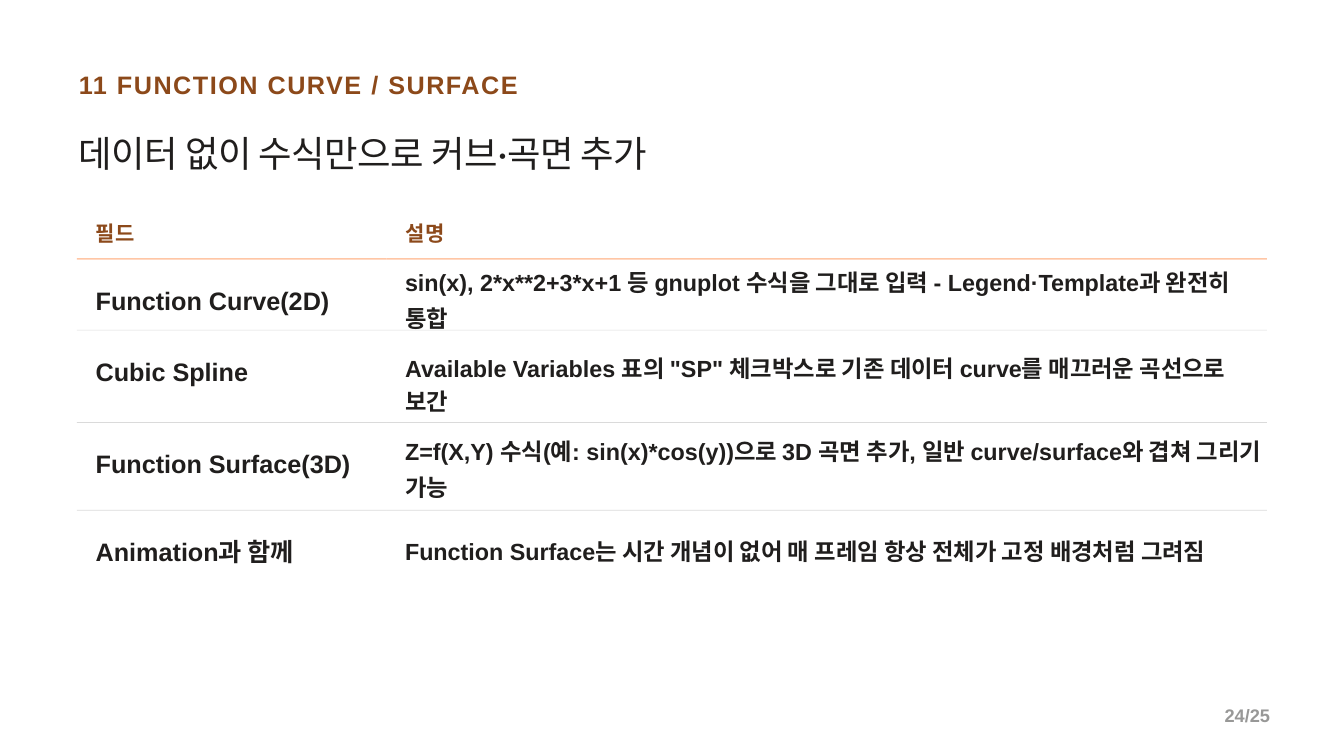
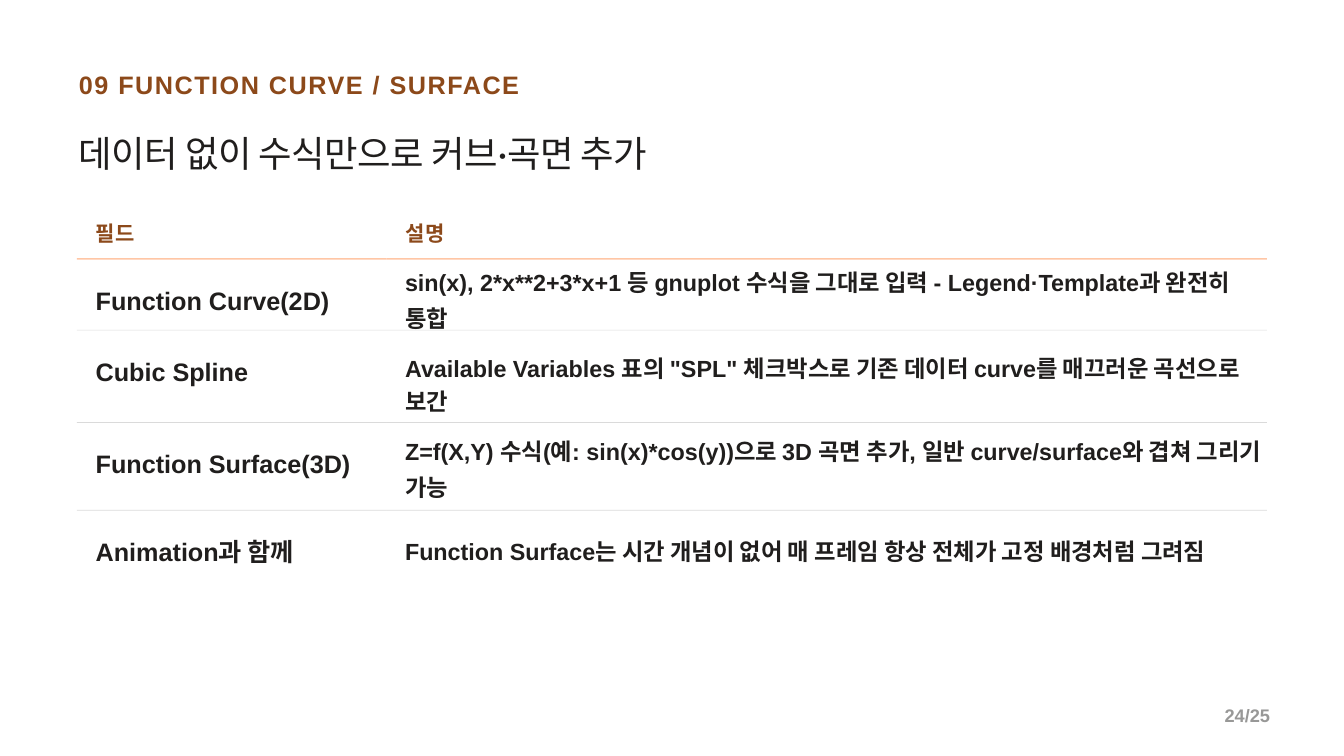
Before and after one commit to CWKIM113/CathPlot_Pub, a slide deck: slide 24 of CathPlot_발표.pptx. Drawn at 1344x756 pixels with LibreOffice and Linux fonts; fonts in the diff are those of the drawing. Boxes give left, top, right and bottom in pixels: in the first picture for what was removed or moved away, otherwise in the second. Text is boxed around its words. In the diff, an @@ line names an element or a change of style, - is before the commit and + after.

```diff
--- a/CathPlot_발표.pptx
+++ b/CathPlot_발표.pptx
@@ text at (79,76,519,95): text changed @@
-11 FUNCTION CURVE / SURFACE
+09 FUNCTION CURVE / SURFACE
@@ text at (405,357,1240,412): text changed @@
-Available Variables 표의 "SP" 체크박스로 기존 데이터 curve를 매끄러운 곡선으로 보간
+Available Variables 표의 "SPL" 체크박스로 기존 데이터 curve를 매끄러운 곡선으로 보간
```
Also in this commit, not shown: 5 other slides changed, 1 other file.
